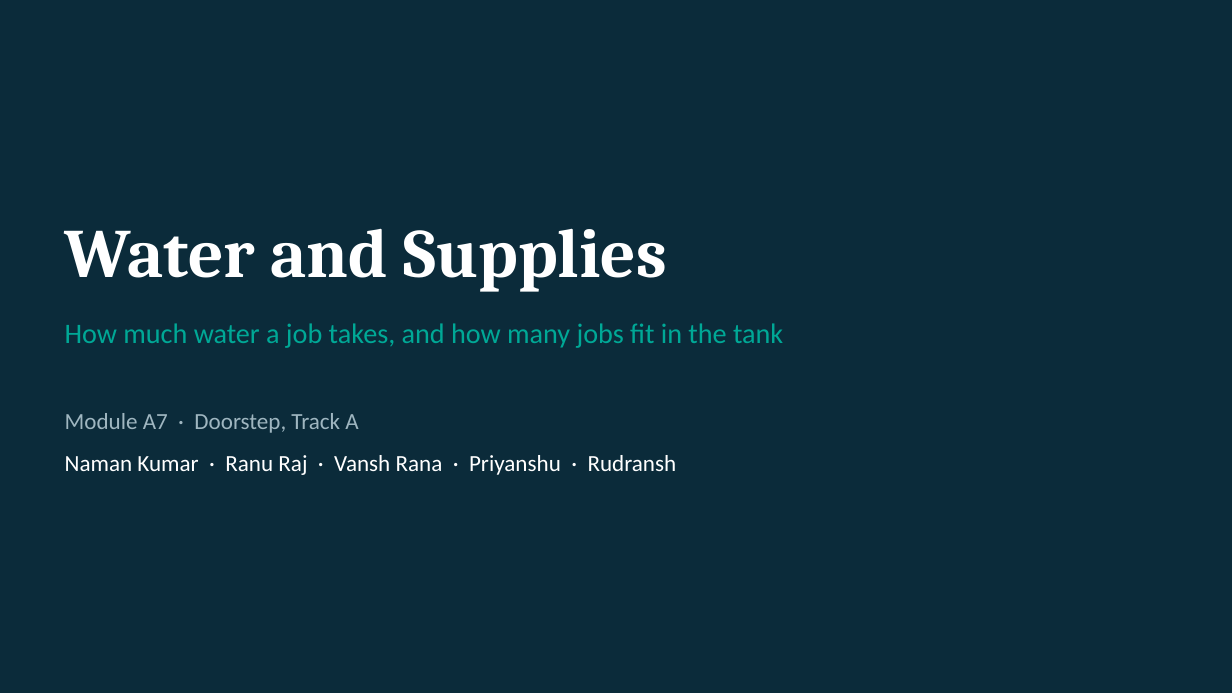
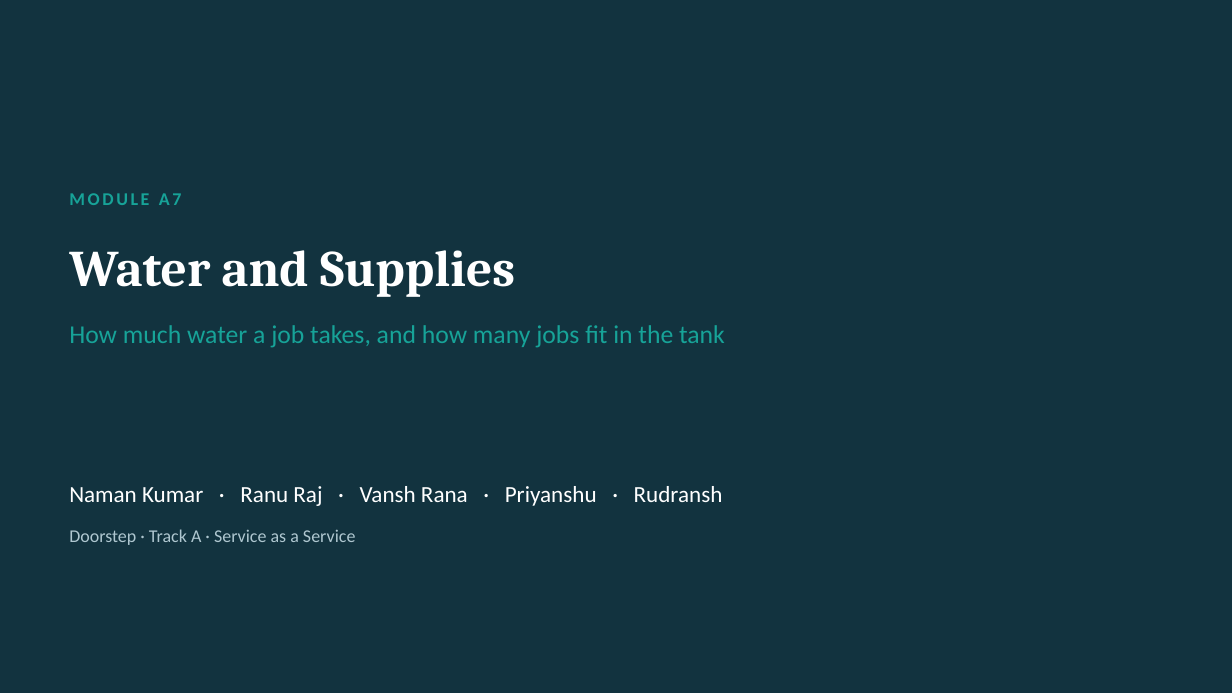
Before and after one commit to namanphogat0003-commits/doorstep-A07-water-supplies, a slide deck: slide 1 of paper/A7_slides.pptx. Drawn at 1232x693 pixels with LibreOffice and Linux fonts; fonts in the diff are those of the drawing. Boxes give left, top, right and bottom in pixels: in the first picture for what was removed or moved away, otherwise in the second. Text is boxed around its words. In the diff, an @@ line names an element or a change of style, - is before the commit and + after.

```diff
--- a/paper/A7_slides.pptx
+++ b/paper/A7_slides.pptx
@@ background #0B2B3A to #12333F @@
@@ text added at box(69, 193, 182, 205), 14 pt, text #17A398, bold @@
+MODULE A7
@@ text "Water and Supplies": place and size @@
-text "Water and Supplies" at box(65, 228, 668, 291)
+text "Water and Supplies" at box(69, 250, 515, 297)
@@ text "Water and Supplies" at box(69, 250, 515, 297): size 54 to 40 pt; line spacing 1 to 55pt; vertical alignment middle to top @@
@@ text "How much water a job ..." at box(69, 325, 725, 348): size 22 to 20 pt, text colour #00A896 to #17A398; line spacing 1 to 28pt; vertical alignment middle to top @@
@@ text removed at box(65, 413, 358, 433) @@
-Module A7 · Doorstep, Track A
@@ text "Naman Kumar · Ranu Raj ...": place and size @@
-text "Naman Kumar · Ranu Raj ..." at box(65, 455, 677, 475)
+text "Naman Kumar · Ranu Raj ..." at box(69, 486, 723, 506)
@@ text "Naman Kumar · Ranu Raj ..." at box(69, 486, 723, 506): line spacing 1 to 25pt; vertical alignment middle to top @@
@@ text added at box(69, 529, 355, 545), 14 pt, text #AFC7D0 @@
+Doorstep · Track A · Service as a Service
```
Also in this commit, not shown: 11 other slides changed, 5 other files.
